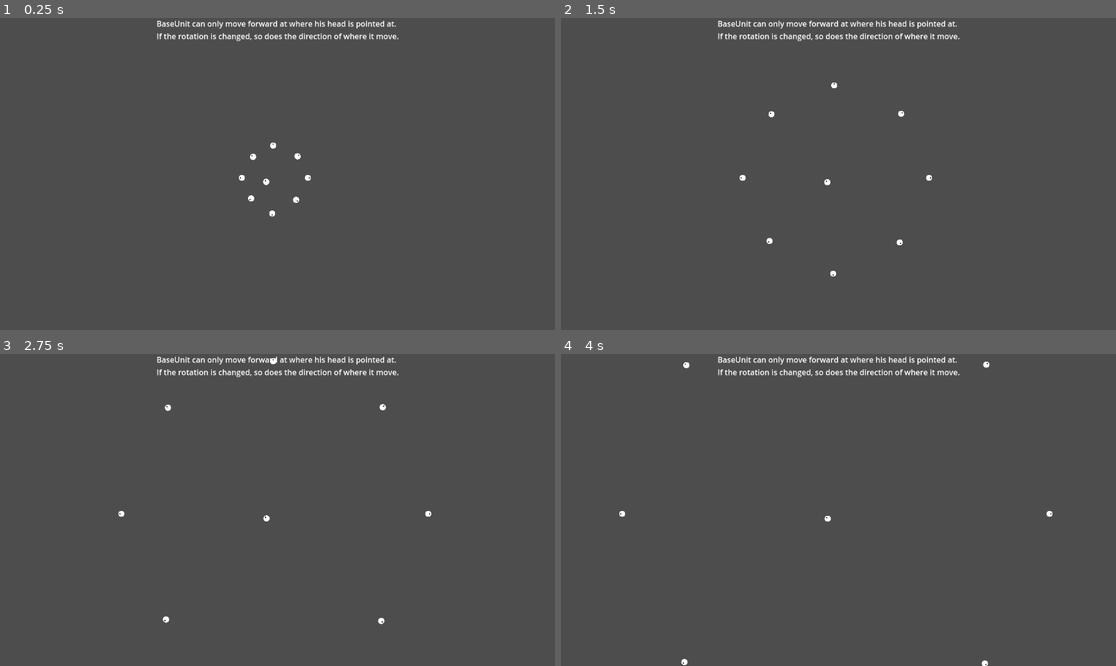
Above: before the commit, frames 1-4 (two rows, left to right).
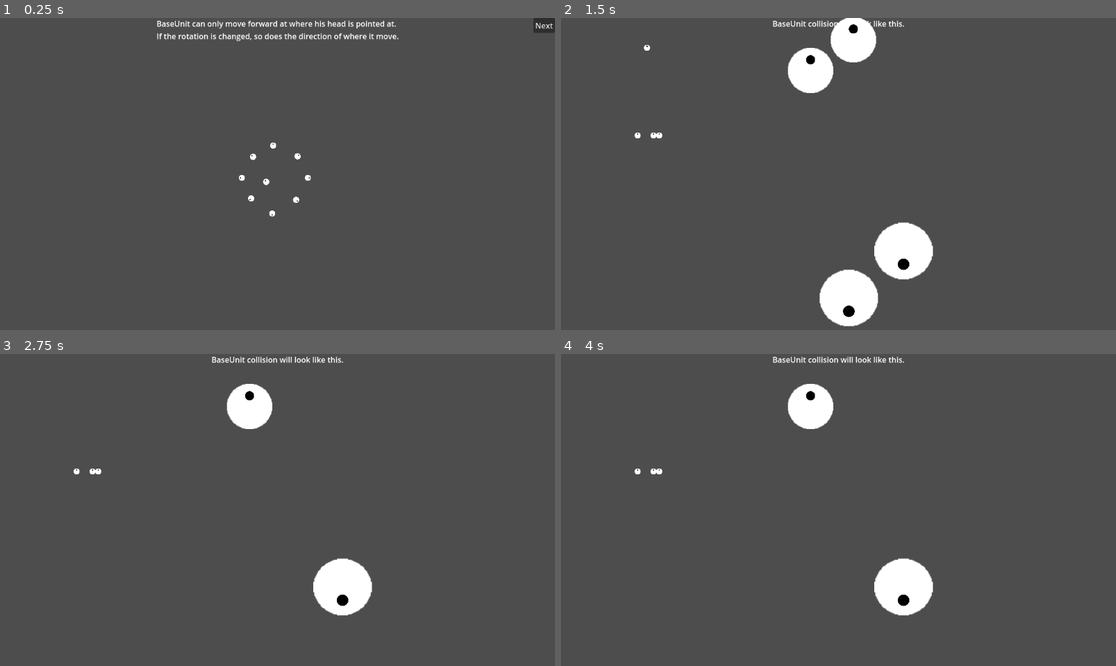
Above: after the commit, the same moments.

Repository: rahmatnazali/colonite
Game: Godot game, scene res://debug/base_unit_2_movement.tscn
Same seed, same stepped clock (60 frames per second), same inputs: the game is played once before the commit and once after it. This scene is started directly instead of the project's main scene.
Inputs (mouse positions are in pixels of both pictures, inside the frame that each line leads up to):
- Up to frame 1 (0.25 s): no input
- Up to frame 2 (1.5 s): click (1104, 24) at 0.5 s, where only the run after the commit has a clickable "Next"
- Up to frame 3 (2.75 s): no input
- Up to frame 4 (4 s): no input

The runs differ from the first frame. In frame 1, 0.2% of the frame differs, in the area x 96-100%, y 0-5%; in frame 2, 5.9%, in the area x 13-72%, y 0-99%; in frame 3, 3.6%; in frame 4, 3.6%.

Commit message:
Add Next ButtonScene on debug scenes

Diff:
--- a/debug/base_unit_1_appearance.tscn
+++ b/debug/base_unit_1_appearance.tscn
@@ -1,6 +1,7 @@
-[gd_scene load_steps=2 format=3 uid="uid://c45il80rtcxjf"]
+[gd_scene load_steps=3 format=3 uid="uid://c45il80rtcxjf"]
 
 [ext_resource type="PackedScene" uid="uid://cng8yewksr3xk" path="res://components/unit/base_unit.tscn" id="1_umg4p"]
+[ext_resource type="PackedScene" uid="uid://r275w3l6osq3" path="res://components/ui/button_scene.tscn" id="2_2q1h4"]
 
 [node name="base_unit_1_appearance" type="Control"]
 layout_mode = 3
@@ -26,3 +27,14 @@
 [node name="BaseUnit" parent="." instance=ExtResource("1_umg4p")]
 position = Vector2(583, 197)
 scale = Vector2(7.76, 7.76)
+
+[node name="ButtonScene" parent="." instance=ExtResource("2_2q1h4")]
+layout_mode = 1
+anchors_preset = 1
+anchor_left = 1.0
+anchor_right = 1.0
+offset_left = -45.0
+offset_bottom = 31.0
+grow_horizontal = 0
+text = "Next"
+target_scene = "res://debug/base_unit_2_movement.tscn"
--- a/debug/base_unit_2_movement.tscn
+++ b/debug/base_unit_2_movement.tscn
@@ -1,7 +1,8 @@
-[gd_scene load_steps=3 format=3 uid="uid://mbcgw6vjj2wc"]
+[gd_scene load_steps=4 format=3 uid="uid://mbcgw6vjj2wc"]
 
 [ext_resource type="Script" path="res://debug/base_unit_2_movement.gd" id="1_kmqbt"]
 [ext_resource type="PackedScene" uid="uid://cng8yewksr3xk" path="res://components/unit/base_unit.tscn" id="2_yb8a0"]
+[ext_resource type="PackedScene" uid="uid://r275w3l6osq3" path="res://components/ui/button_scene.tscn" id="3_21b87"]
 
 [node name="base_unit_1_movement" type="Control"]
 layout_mode = 3
@@ -76,3 +77,14 @@
 rotation = 2.35619
 should_move = true
 SPEED = 100
+
+[node name="ButtonScene" parent="." instance=ExtResource("3_21b87")]
+layout_mode = 1
+anchors_preset = 1
+anchor_left = 1.0
+anchor_right = 1.0
+offset_left = -45.0
+offset_bottom = 31.0
+grow_horizontal = 0
+text = "Next"
+target_scene = "res://debug/base_unit_3_collision.tscn"
